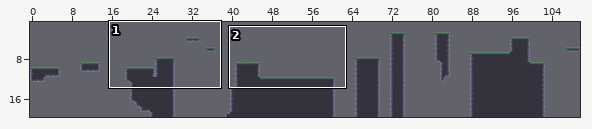
Two states of a Tiled map, level/level_data/level_data.tmx. The picture above shows the old version from afar; the outline marks the close-up.
Close-up. Earlier state:
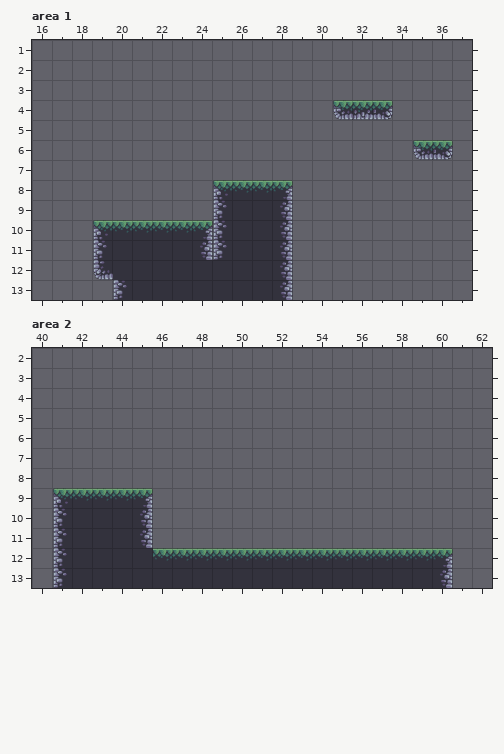
Cells are 64x64 px. Shown: area 1 x 16..37, y 1..13; area 2 x 40..62, y 2..13. The commit also changed other parts of the map, which this record leaves out.
And afterwards:
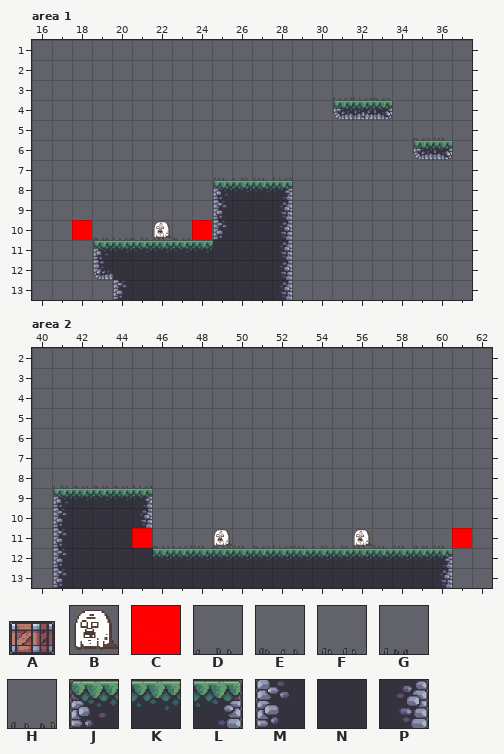
Key: from "box": A 0 "crate"; from "enemy_tiles": B 0, C 1; from "grass": D 0, E 1, F 2, G 3, H 4; from "terrain_tiles": J 0, K 1, L 2, M 4, N 5, P 6.
_ is an empty cell.
Tiles of an added or newly shown layer are drawn over the layers below it.
What changed:
Layer "terrain", area 1:
The author changed tile M to tile J in row 11 at x 19.
The author changed tile N to tile K in row 11 at x 20 to 23.
The author changed tile P to tile K in row 11 at x 24.
The author changed tile M to tile N in row 11 at x 25.
Tile J is gone in row 10 at x 19.
Tile K is gone in row 10 at x 20 to 23.
Tile L is gone in row 10 at x 24.
Layer "boxes" (added), area 1:
Tile A now appears in row 10 at x 24.
Layer "grass" (added), area 1:
Tile D now appears in row 7 at x 26; in row 10 at x 21.
Tile E now appears in row 3 at x 33; in row 5 at x 35; in row 10 at x 23.
Tile F now appears in row 10 at x 19.
Tile G now appears in row 5 at x 36; in row 7 at x 25 and 27; in row 10 at x 22.
Tile H now appears in row 3 at x 31 to 32; in row 7 at x 28; in row 10 at x 20.
Layer "enemy_limits" (added), area 1:
Tile C now appears in row 10 at x 18 and 24.
Layer "enemies" (added), area 1:
Tile B now appears in row 10 at x 22.
Layer "grass" (added), area 2:
Tile D now appears in row 8 at x 41; in row 11 at x 54 to 55.
Tile E now appears in row 11 at x 46, 49 and 51.
Tile F now appears in row 8 at x 42 to 44; in row 11 at x 59.
Tile G now appears in row 11 at x 48, 50, 53, 56 to 58 and 60.
Tile H now appears in row 8 at x 45; in row 11 at x 47 and 52.
Layer "enemy_limits" (added), area 2:
Tile C now appears in row 11 at x 45 and 61.
Layer "enemies" (added), area 2:
Tile B now appears in row 11 at x 49 and 56.
